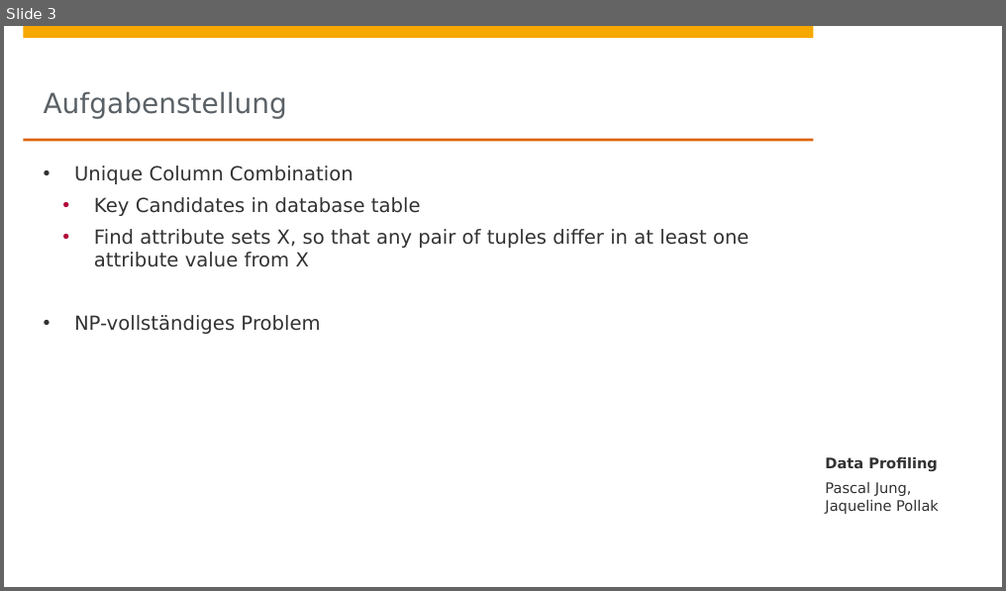
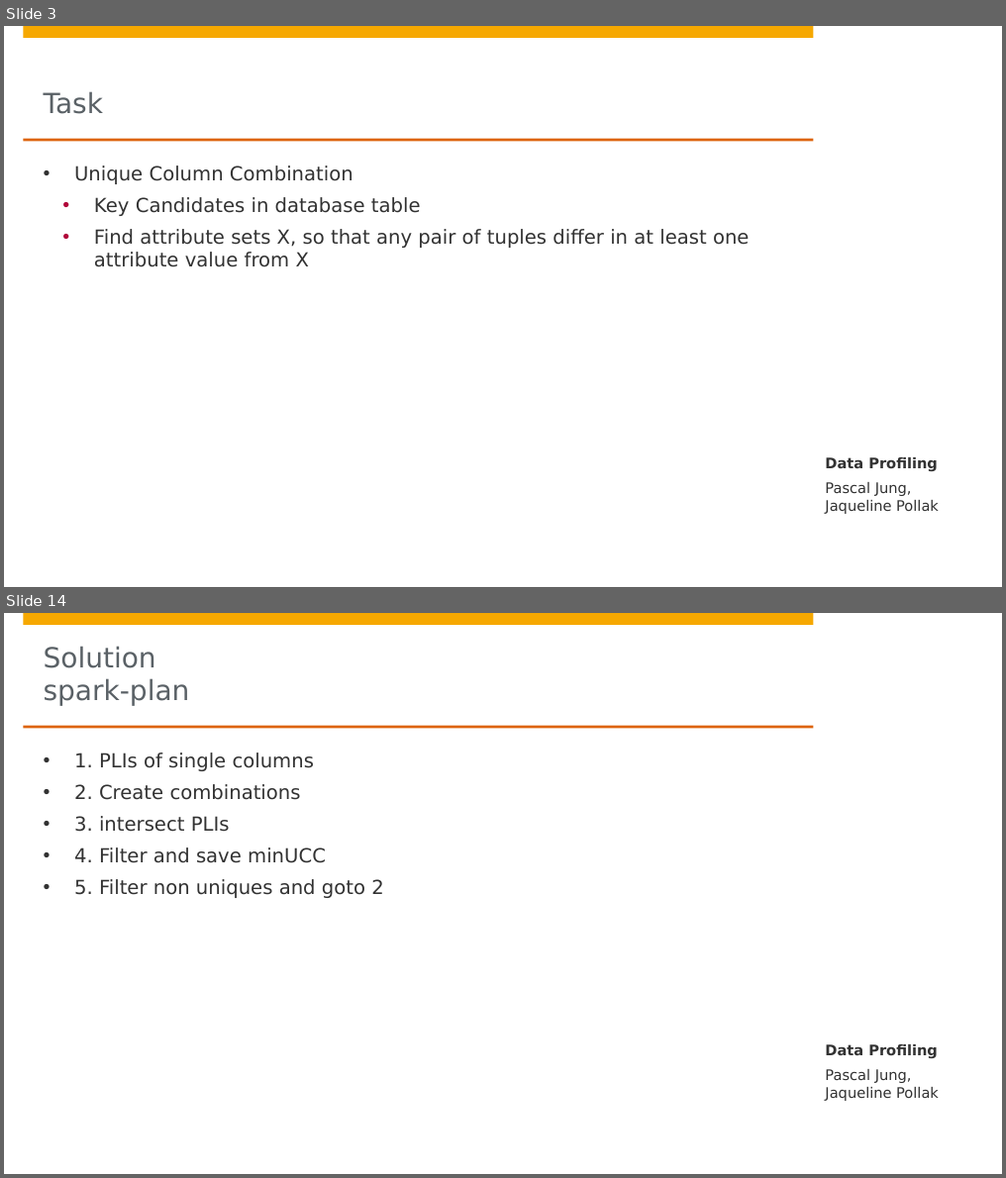
Before and after one commit to DBDA15/data-profiling, a slide deck: presentation.pptx. Shown one above the other, each under a label of ours: slide 3 before the commit, slides 3 and 14 after it; the slides between them are not shown. The pictures are 1006x591 and 1006x1178 pixels, drawn with LibreOffice and Linux fonts; fonts in the diff are those of the drawing; background and template pictures are left out. Boxes give left, top, right and bottom in pixels: in the first picture for what was removed or moved away, otherwise in the second. Text is boxed around its words. In the diff, an @@ line names an element or a change of style, - is before the commit and + after.

```diff
--- a/presentation.pptx
+++ b/presentation.pptx
@@ slide 14 added at (x1=4, y1=613, x2=1002, y2=1174), background #FFFFFF; not listed: 4 template elements that a slide beside it also shows @@
@@ title added at (x1=44, y1=646, x2=190, y2=706), 20 pt, text #5A6166 @@
+Solution
+spark-plan
@@ text added at (x1=74, y1=753, x2=383, y2=898), 14 pt, text #323232 @@
+• 1. PLIs of single columns
+• 2. Create combinations
+• 3. intersect PLIs
+• 4. Filter and save minUCC
+• 5. Filter non uniques and goto 2
@@ text added at (x1=825, y1=1045, x2=938, y2=1059), 10.5 pt, text #323232, bold @@
+Data Profiling
@@ text added at (x1=825, y1=1069, x2=939, y2=1101), 10.5 pt, text #323232 @@
+Pascal Jung,
+Jaqueline Pollak
@@ slide 3 changed as well @@
@@ title at (x1=44, y1=91, x2=103, y2=114): text changed @@
-Aufgabenstellung
+Task
@@ text at (x1=74, y1=315, x2=320, y2=334): paragraph removed @@
-• NP-vollständiges Problem
```
Also in this commit, not shown: 2 other slides changed, 24 other slides added.
